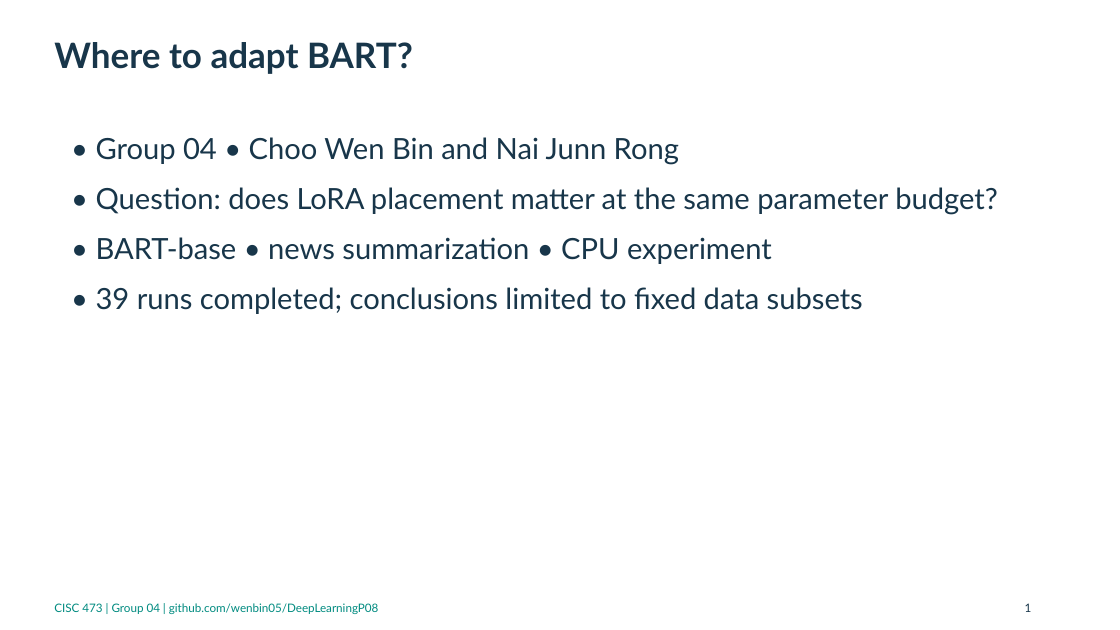
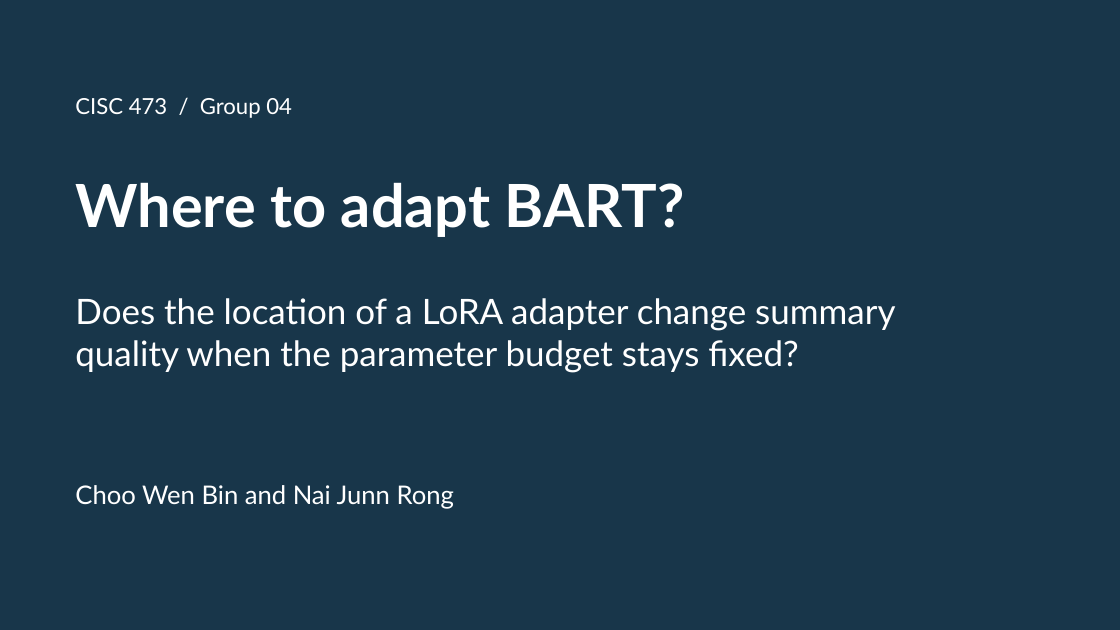
Before and after one commit to wenbin05/DeepLearningP08, a slide deck: slide 1 of deliverables/final/Group04_Slides.pptx. Drawn at 1120x630 pixels with LibreOffice and Linux fonts; fonts in the diff are those of the drawing. Boxes give left, top, right and bottom in pixels: in the first picture for what was removed or moved away, otherwise in the second. Text is boxed around its words. In the diff, an @@ line names an element or a change of style, - is before the commit and + after.

Commit message:
Remove slide footers and illustrate the three attention placements

```diff
--- a/deliverables/final/Group04_Slides.pptx
+++ b/deliverables/final/Group04_Slides.pptx
@@ background #FFFFFF to #18364A @@
@@ text at box(75, 98, 292, 118): text changed; size 10 to 19 pt; text colour #008B80 to #FFFFFF @@
-CISC 473 | Group 04 | github.com/wenbin05/DeepLearningP08
+CISC 473 / Group 04
@@ text removed at box(96, 137, 998, 314) @@
-• Group 04 • Choo Wen Bin and Nai Junn Rong
-• Question: does LoRA placement matter at the same parameter budget?
-• BART-base • news summarization • CPU experiment
-• 39 runs completed; conclusions limited to fixed data subsets
@@ text "Where to adapt BART?": place and size @@
-text "Where to adapt BART?" at box(54, 42, 413, 74)
+text "Where to adapt BART?" at box(75, 182, 685, 237)
@@ text "Where to adapt BART?" at box(75, 182, 685, 237): size 30 to 51 pt, text colour #18364A to #FFFFFF @@
@@ text added at box(75, 298, 895, 373), 30 pt, text #FFFFFF @@
+Does the location of a LoRA adapter change summary quality when the parameter budget stays fixed?
@@ text added at box(75, 485, 454, 509), 22 pt, text #FFFFFF @@
+Choo Wen Bin and Nai Junn Rong
@@ text removed at box(1025, 603, 1032, 612) @@
-1
```
Also in this commit, not shown: 17 other slides changed, 6 other files.
